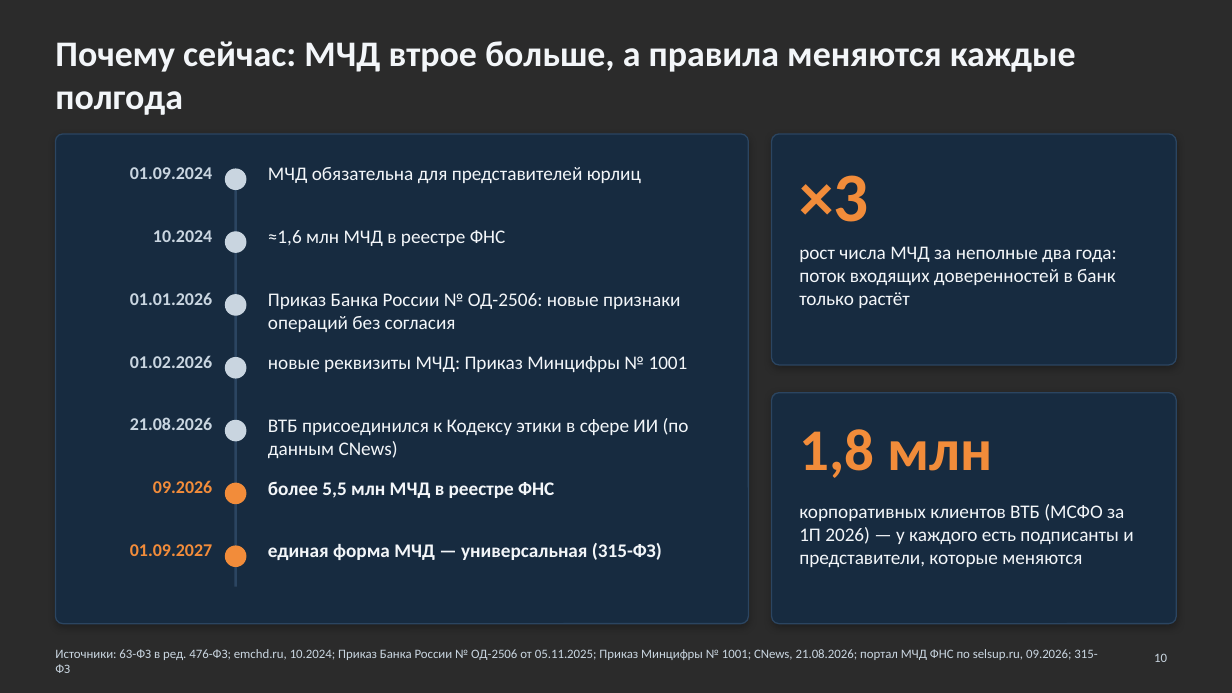
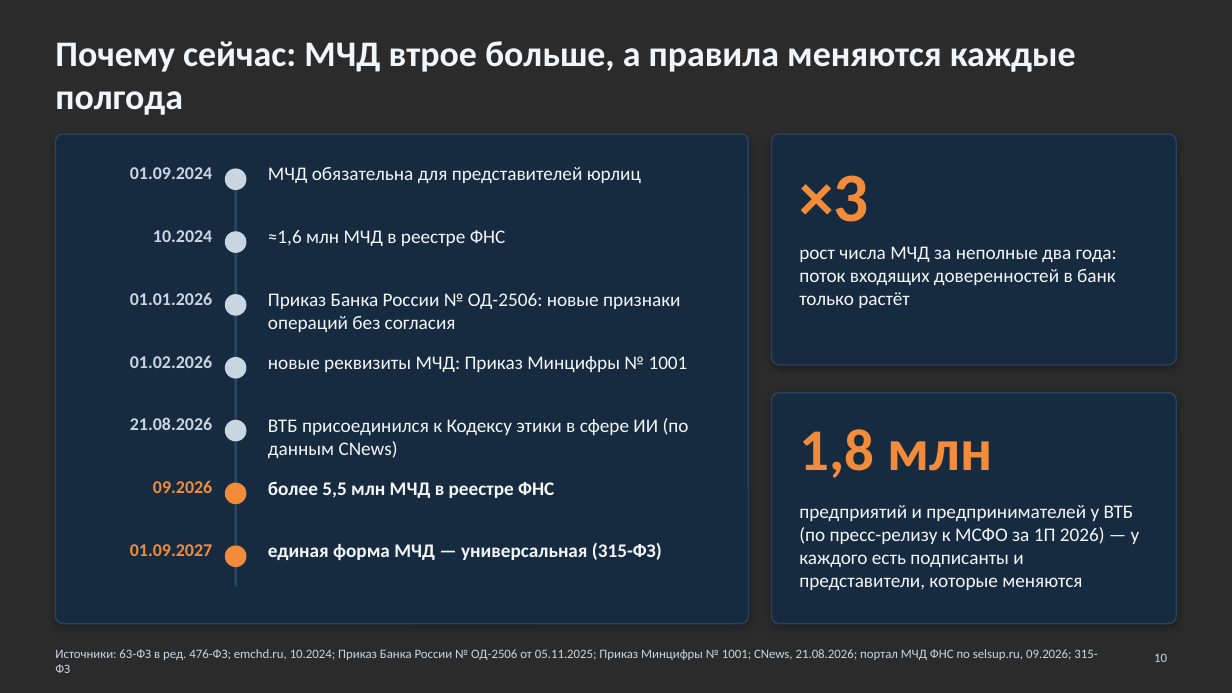
Before and after one commit to KonkovDV/Mandat, a slide deck: slide 10 of Mandat_VTB.pptx. Drawn at 1232x693 pixels with LibreOffice and Linux fonts; fonts in the diff are those of the drawing; background and template pictures are left out; a plain dark background stands for a picture behind light text. Boxes give left, top, right and bottom in pixels: in the first picture for what was removed or moved away, otherwise in the second. Text is boxed around its words. In the diff, an @@ line names an element or a change of style, - is before the commit and + after.

```diff
--- a/Mandat_VTB.pptx
+++ b/Mandat_VTB.pptx
@@ text at (799, 505, 1140, 590): text changed @@
-корпоративных клиентов ВТБ (МСФО за 1П 2026) — у каждого есть подписанты и представители, которые меняются
+предприятий и предпринимателей у ВТБ (по пресс-релизу к МСФО за 1П 2026) — у каждого есть подписанты и представители, которые меняются
```
Also in this commit, not shown: 1 other slide changed, 5 other files.
